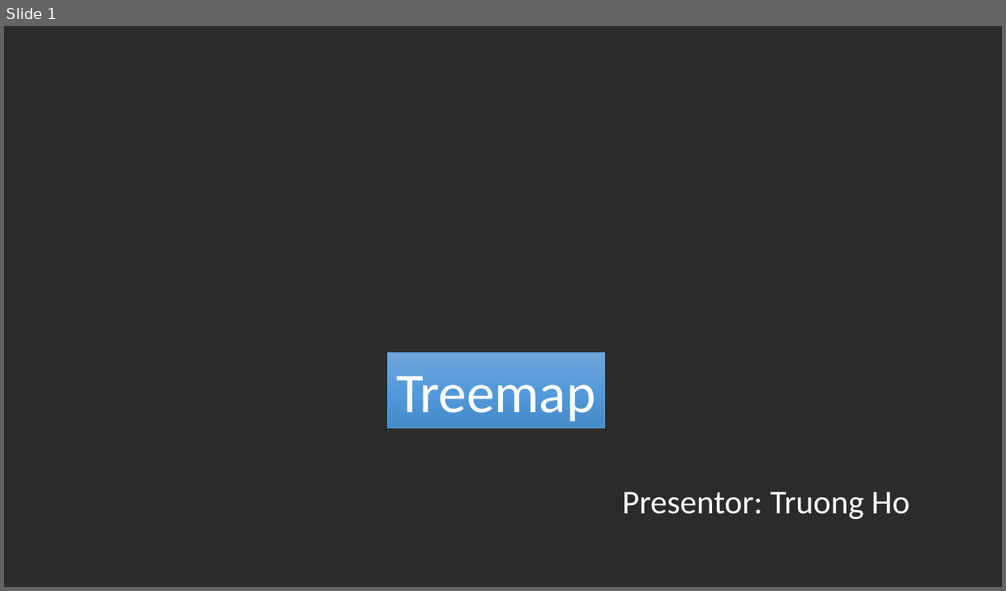
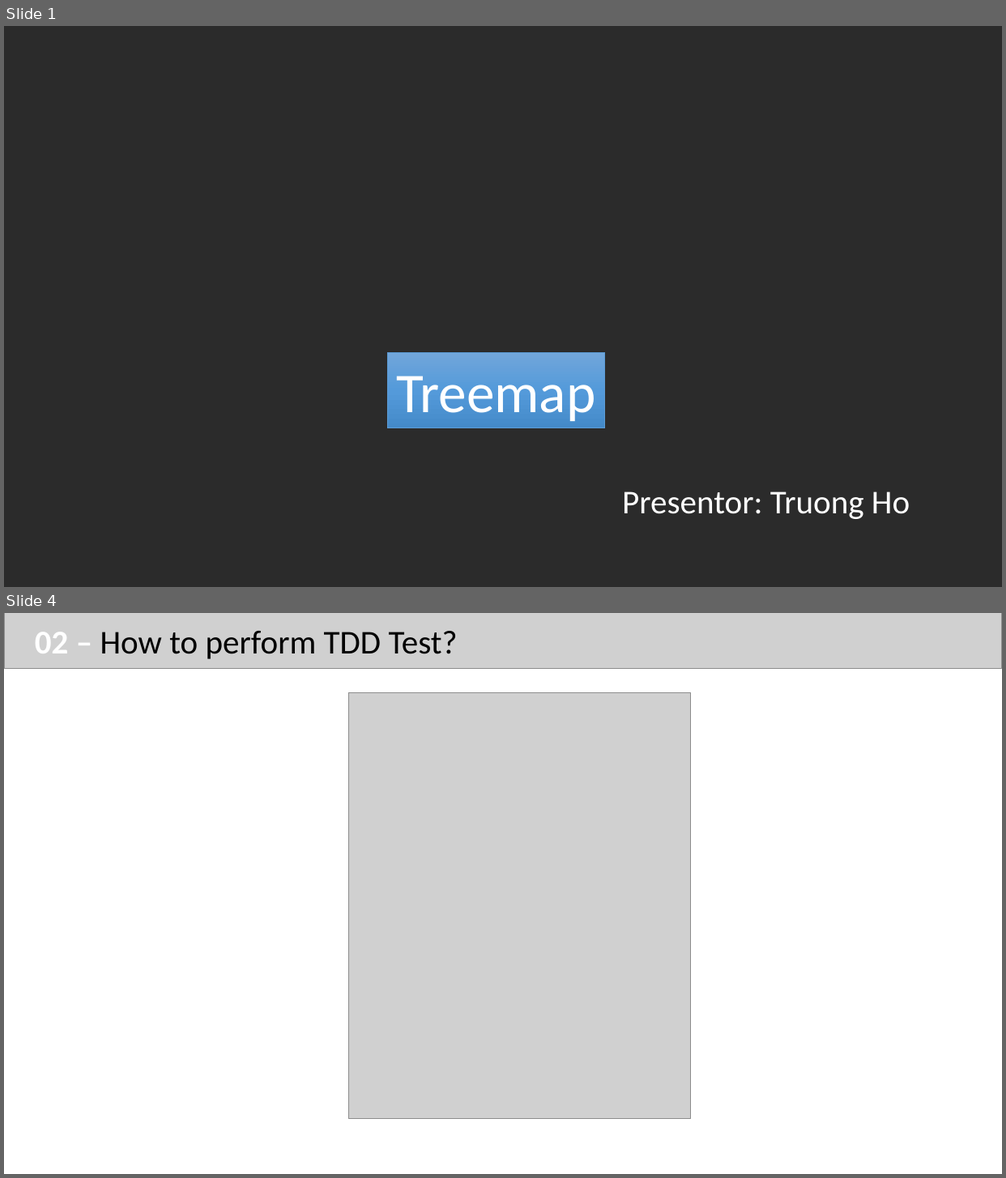
Before and after one commit to trungvn222/tranning-test, a slide deck: D3-training.pptx. Shown one above the other, each under a label of ours: slide 1 before the commit, slides 1 and 4 after it; the slides between them are not shown. The pictures are 1006x591 and 1006x1178 pixels, drawn with LibreOffice and Linux fonts; fonts in the diff are those of the drawing; grey boxes stand for pictures; background and template pictures are left out; a plain dark background stands for a picture behind light text. Boxes give left, top, right and bottom in pixels: in the first picture for what was removed or moved away, otherwise in the second. Text is boxed around its words. In the diff, an @@ line names an element or a change of style, - is before the commit and + after.

```diff
--- a/D3-training.pptx
+++ b/D3-training.pptx
@@ slide 4 added at <box>4,613,1002,1174</box>, background #FFFFFF @@
@@ picture added at <box>4,613,1002,668</box> @@
@@ text added at <box>35,631,458,659</box>, 32 pt, text #000000 @@
+02 – How to perform TDD Test?
@@ picture added at <box>348,692,691,1119</box> @@
```
Also in this commit, not shown: 7 other slides added, 4 slides removed, 4 other files.
